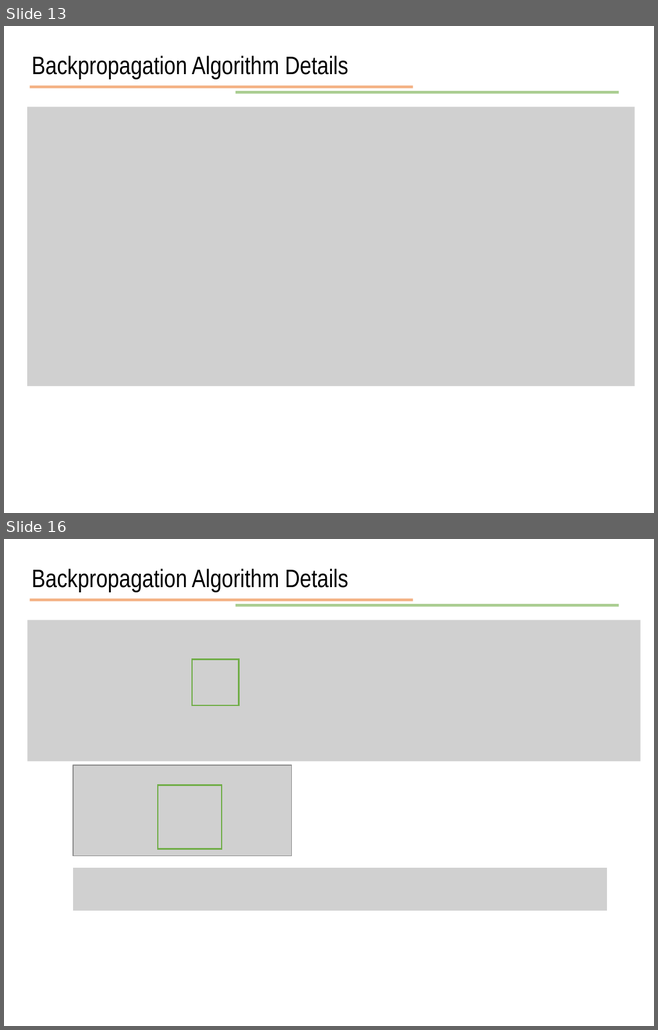
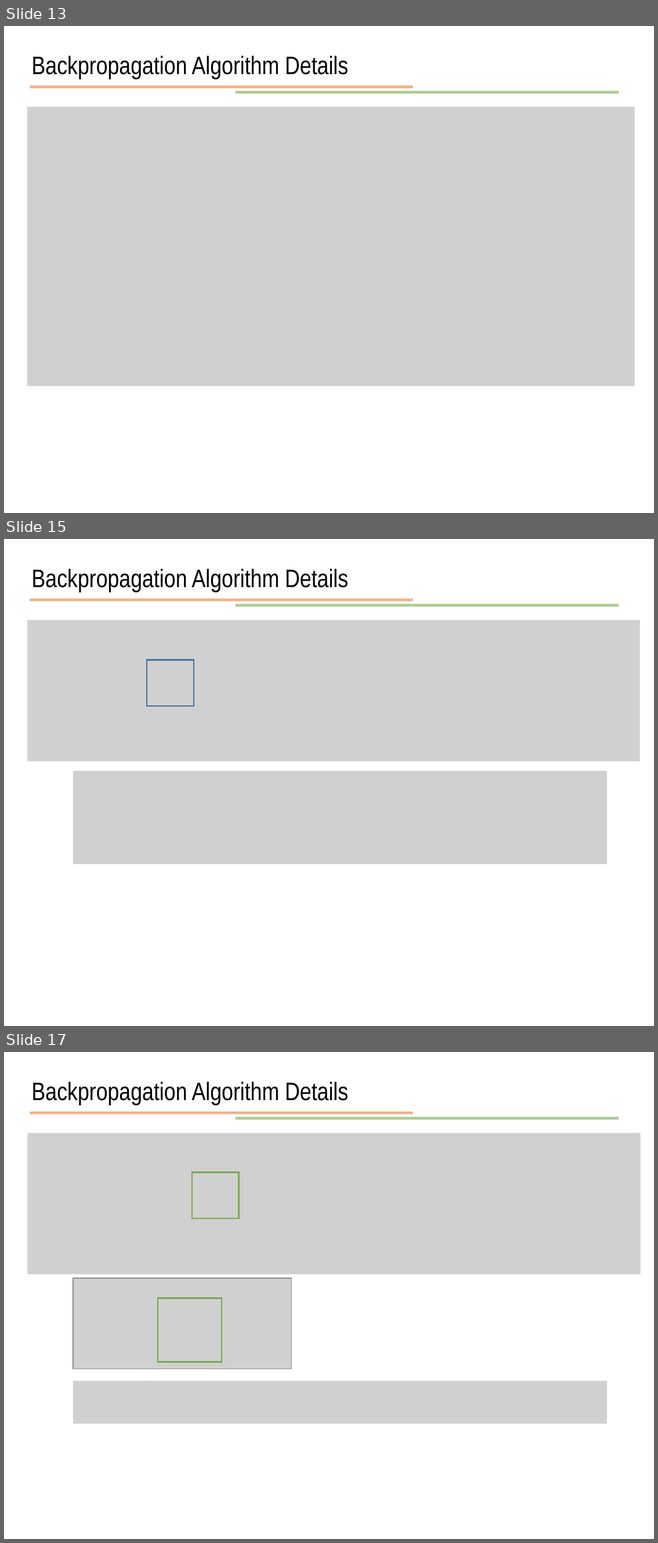
Before and after one commit to JunetaeKim/DeepLearningClass, a slide deck: Week7/week7 Backpropagation Algorithm Details.pptx. Shown one above the other, each under a label of ours: slides 13 and 16 before the commit, slides 13, 15 and 17 after it; the slides between them are not shown. The pictures are 658x1030 and 658x1543 pixels, drawn with LibreOffice and Linux fonts; fonts in the diff are those of the drawing; grey boxes stand for pictures. Boxes give left, top, right and bottom in pixels: in the first picture for what was removed or moved away, otherwise in the second. Text is boxed around its words. In the diff, an @@ line names an element or a change of style, - is before the commit and + after.

```diff
--- a/Week7/week7 Backpropagation Algorithm Details.pptx
+++ b/Week7/week7 Backpropagation Algorithm Details.pptx
@@ slide 15 added at bbox=[4, 539, 654, 1026], background #FFFFFF @@
@@ text added at bbox=[32, 569, 348, 592], 28 pt, text #000000 @@
+Backpropagation Algorithm Details
@@ line added from (30, 600) to (412, 600), #ED7D31 3 pt @@
@@ line added from (235, 605) to (619, 605), #70AD47 3 pt @@
@@ picture added at bbox=[27, 620, 639, 762] @@
@@ rectangle added at bbox=[147, 660, 194, 706], outline #43739E 1.5 pt @@
@@ picture added at bbox=[73, 771, 606, 864] @@
@@ what was slide 16 is now slide 17 @@
```
Also in this commit, not shown: 2 slides changed.
